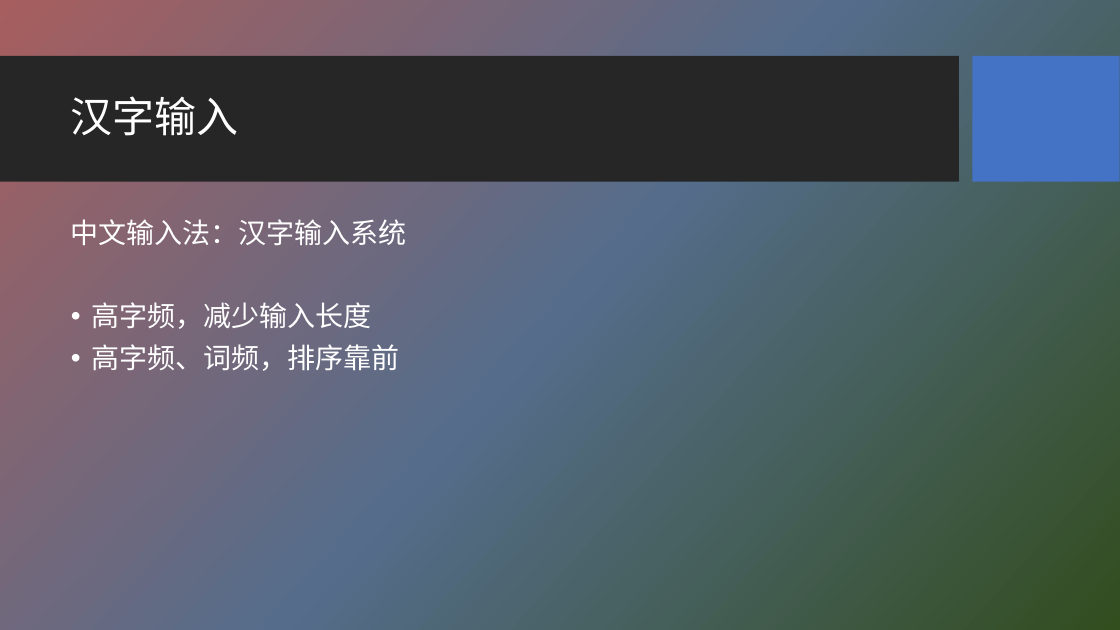
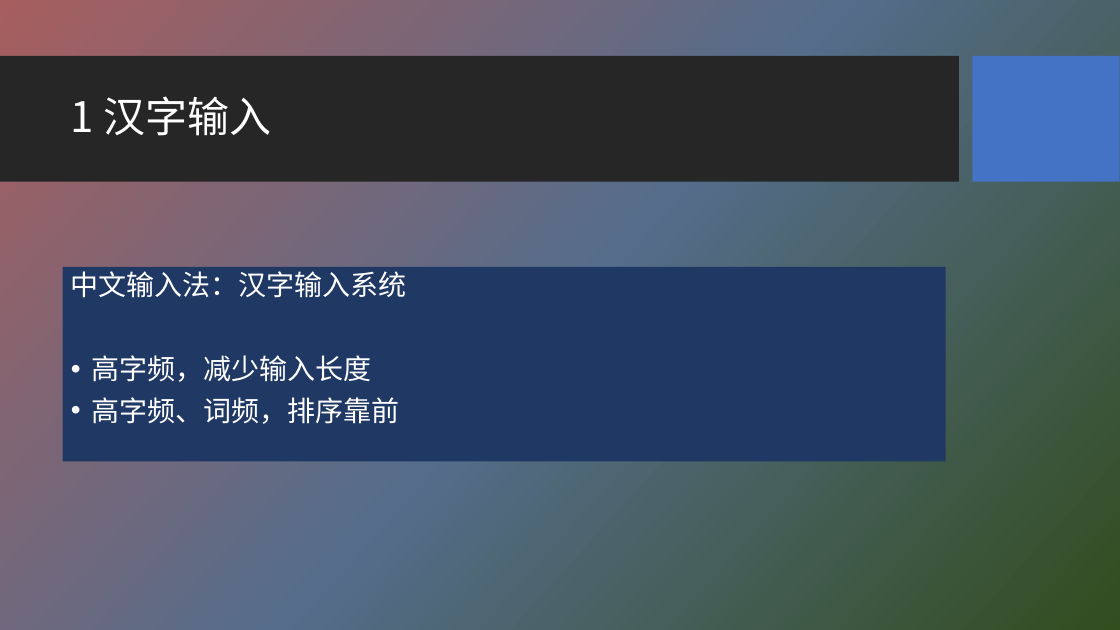
Before and after one commit to HBU/NLP_PPT, a slide deck: slide 28 of PPT-2020/ch06 字符编码与字频统计.pptx (slide 25 before the commit). Drawn at 1120x630 pixels with LibreOffice and Linux fonts; fonts in the diff are those of the drawing; background and template pictures are left out. Boxes give left, top, right and bottom in pixels: in the first picture for what was removed or moved away, otherwise in the second. Text is boxed around its words. In the diff, an @@ line names an element or a change of style, - is before the commit and + after.

```diff
--- a/PPT-2020/ch06 字符编码与字频统计.pptx
+++ b/PPT-2020/ch06 字符编码与字频统计.pptx
@@ title at [71, 96, 272, 136]: text changed @@
-汉字输入
+1 汉字输入
@@ text "中文输入法：汉字输入系统": place and size @@
-text "中文输入法：汉字输入系统" at [71, 219, 407, 371]
+text "中文输入法：汉字输入系统" at [62, 267, 945, 462]
@@ text "中文输入法：汉字输入系统" at [62, 267, 945, 462]: fill none to #203864 @@
```
Also in this commit, not shown: 27 other slides changed, 3 slides added.
